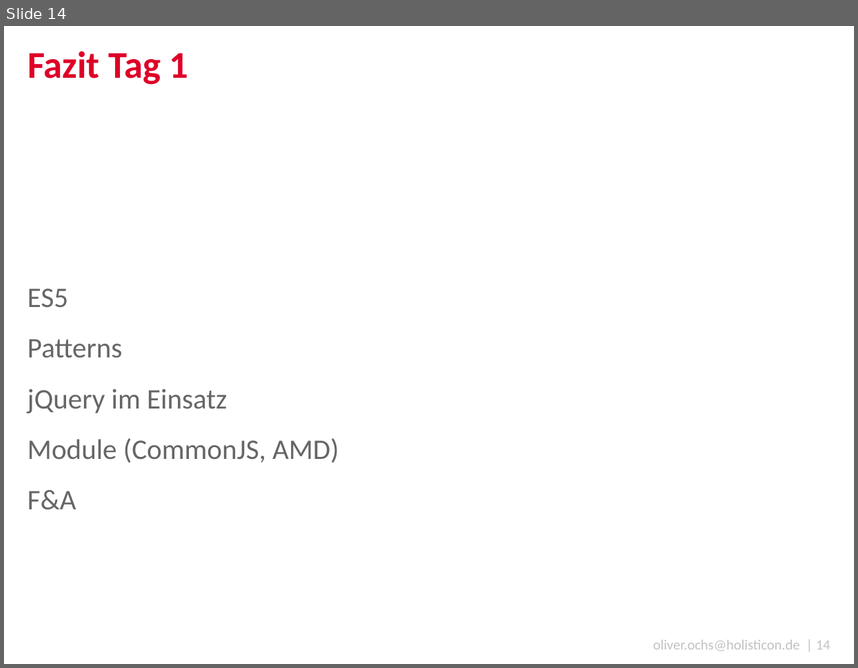
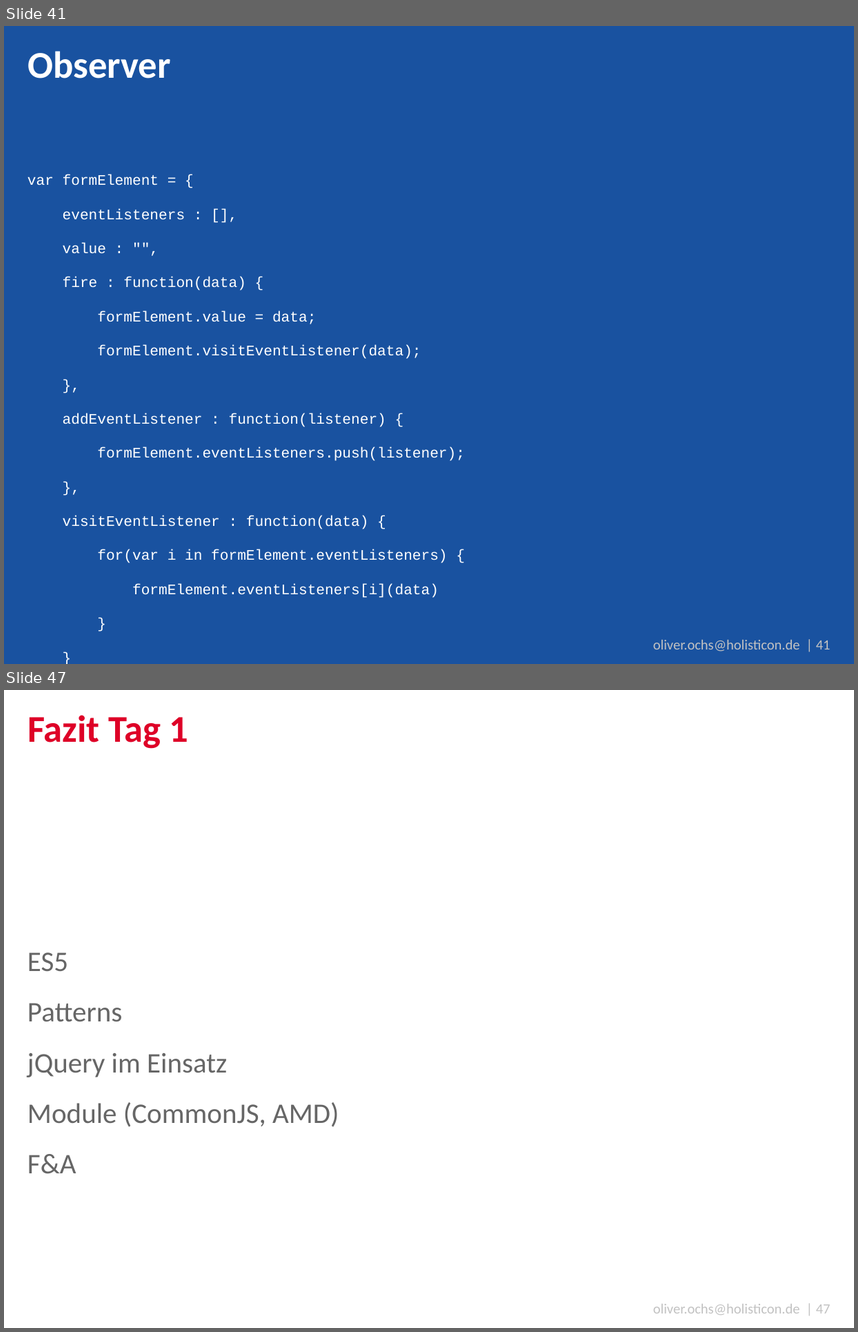
Before and after one commit to simonox/js-workshop, a slide deck: Tag 2.pptx. Shown one above the other, each under a label of ours: slide 14 before the commit, slides 41 and 47 after it; the slides between them are not shown. The pictures are 858x668 and 858x1332 pixels, drawn with LibreOffice and Linux fonts; fonts in the diff are those of the drawing; background and template pictures are left out. Boxes give left, top, right and bottom in pixels: in the first picture for what was removed or moved away, otherwise in the second. Text is boxed around its words. In the diff, an @@ line names an element or a change of style, - is before the commit and + after.

```diff
--- a/Tag 2.pptx
+++ b/Tag 2.pptx
@@ slide 41 added at bbox=[4, 26, 854, 664], background #1952A0; not listed: 1 template element that a slide beside it also shows @@
@@ title added at bbox=[27, 51, 171, 78], 32 pt, text #FFFFFF, bold @@
+Observer
@@ text added at bbox=[27, 174, 465, 597], 12.4 pt, text #FFFFFF @@
+var formElement = {
+eventListeners : [],
+value : "",
+fire : function(data) {
+formElement.value = data;
+formElement.visitEventListener(data);
+},
+addEventListener : function(listener) {
+formElement.eventListeners.push(listener);
+},
+visitEventListener : function(data) {
+for(var i in formElement.eventListeners) {
+formElement.eventListeners[i](data)
+}
+}
+};
@@ what was slide 14 is now slide 47 @@
@@ text at bbox=[653, 1303, 831, 1314]: text changed @@
-oliver.ochs@holisticon.de | 14
+oliver.ochs@holisticon.de | 47
```
Also in this commit, not shown: 32 other slides added.
